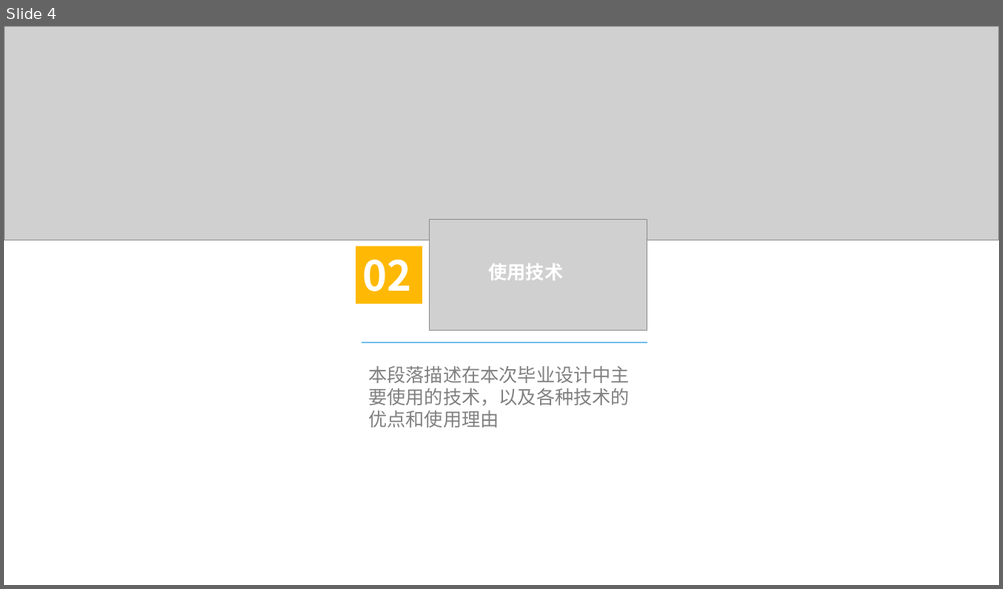
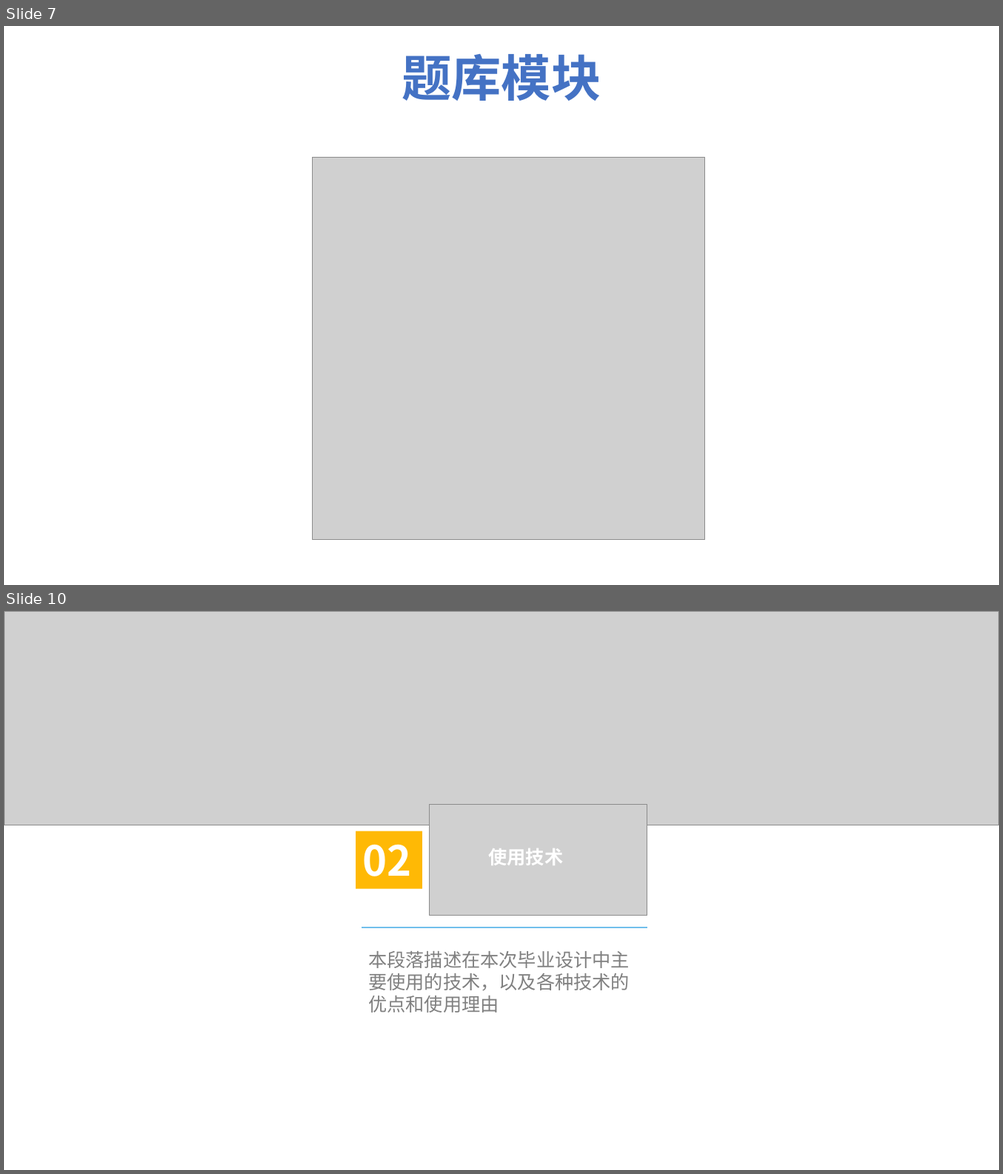
Before and after one commit to HolyShiftt/teach, a slide deck: document/中期答辩.pptx. Shown one above the other, each under a label of ours: slide 4 before the commit, slides 7 and 10 after it; the slides between them are not shown. The pictures are 1003x589 and 1003x1174 pixels, drawn with LibreOffice and Linux fonts; fonts in the diff are those of the drawing; grey boxes stand for pictures; background and template pictures are left out. Boxes give left, top, right and bottom in pixels: in the first picture for what was removed or moved away, otherwise in the second. Text is boxed around its words. In the diff, an @@ line names an element or a change of style, - is before the commit and + after.

```diff
--- a/document/中期答辩.pptx
+++ b/document/中期答辩.pptx
@@ slide 7 added at bbox=[4, 26, 999, 585], background picture (left out) @@
@@ text added at bbox=[401, 53, 600, 101], 48 pt, text #4472C4, bold @@
+题库模块
@@ picture added at bbox=[312, 158, 705, 540] @@
@@ what was slide 4 is now slide 10 @@
```
Also in this commit, not shown: 7 slides changed, 5 other slides added, 17 slides removed, 3 other files.
